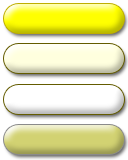
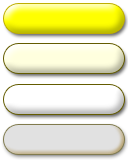
Comparing the layer stacks of the two 128 x 160 images. Changes:
added layer "Фигура 1 copy 2" above "Фигура 1 copy" over [4, 125, 124, 154]
hid "Фигура 1" over [4, 125, 124, 154]
